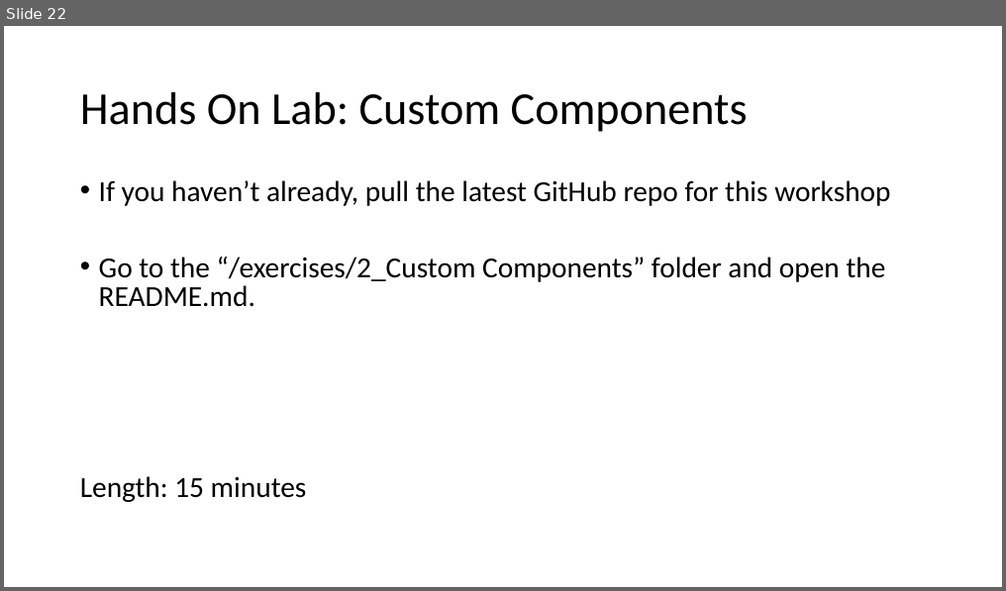
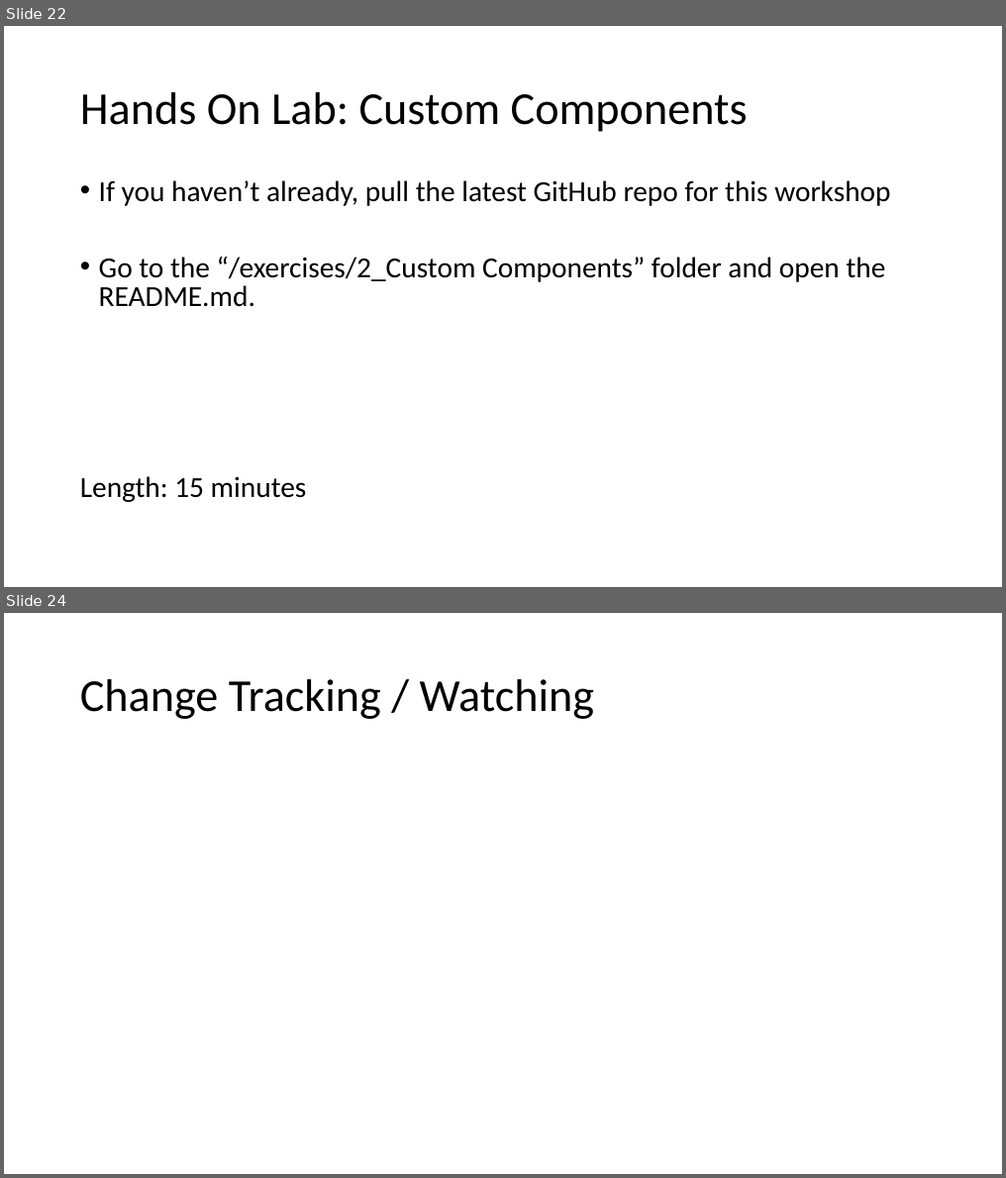
Before and after one commit to 1kevgriff/Workshop-SPA-with-ASPNETCORE-VueJS, a slide deck: Slides/2_VueJS.pptx. Shown one above the other, each under a label of ours: slide 22 before the commit, slides 22 and 24 after it; the slides between them are not shown. The pictures are 1006x591 and 1006x1178 pixels, drawn with LibreOffice and Linux fonts; fonts in the diff are those of the drawing. Boxes give left, top, right and bottom in pixels: in the first picture for what was removed or moved away, otherwise in the second. Text is boxed around its words. In the diff, an @@ line names an element or a change of style, - is before the commit and + after.

Commit message:
wip

```diff
--- a/Slides/2_VueJS.pptx
+++ b/Slides/2_VueJS.pptx
@@ slide 24 added at <box>4,613,1002,1174</box>, background #FFFFFF @@
@@ title added at <box>80,679,594,719</box>, 44 pt, text #000000 @@
+Change Tracking / Watching
```
Also in this commit, not shown: 2 other slides added.
